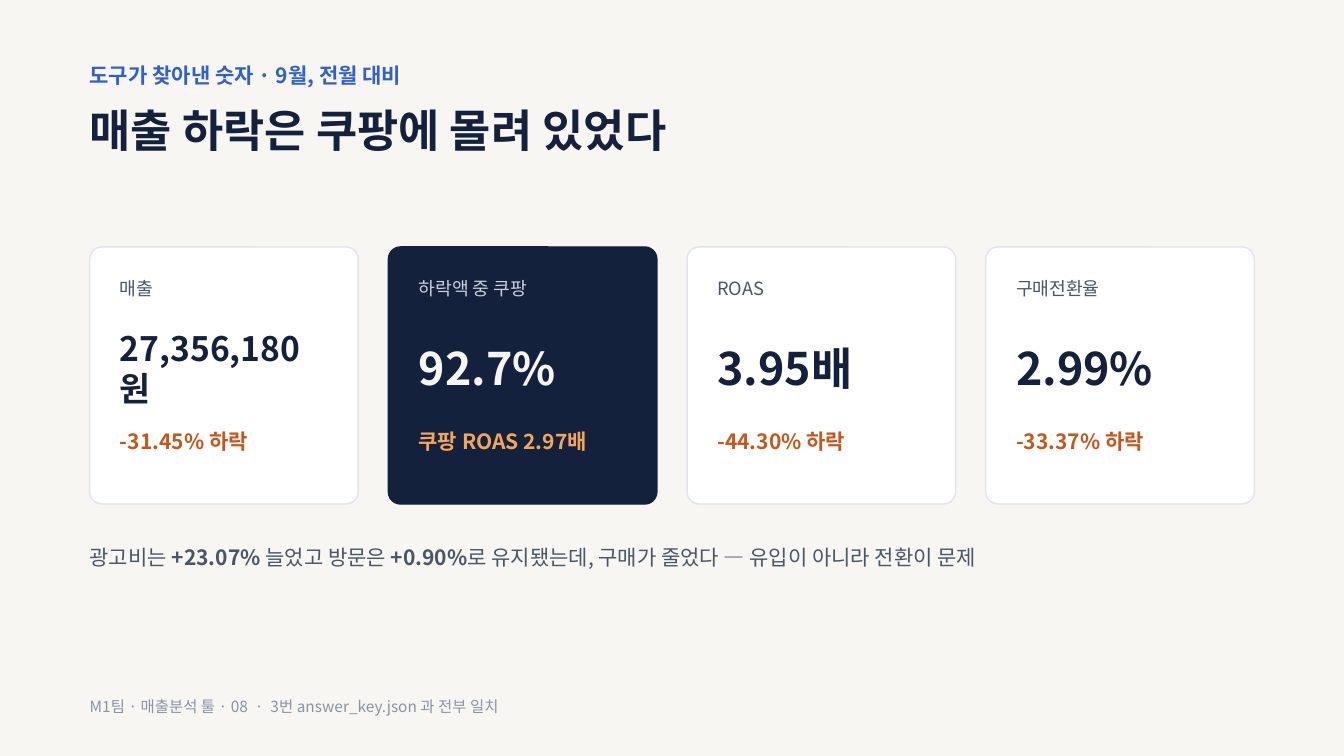
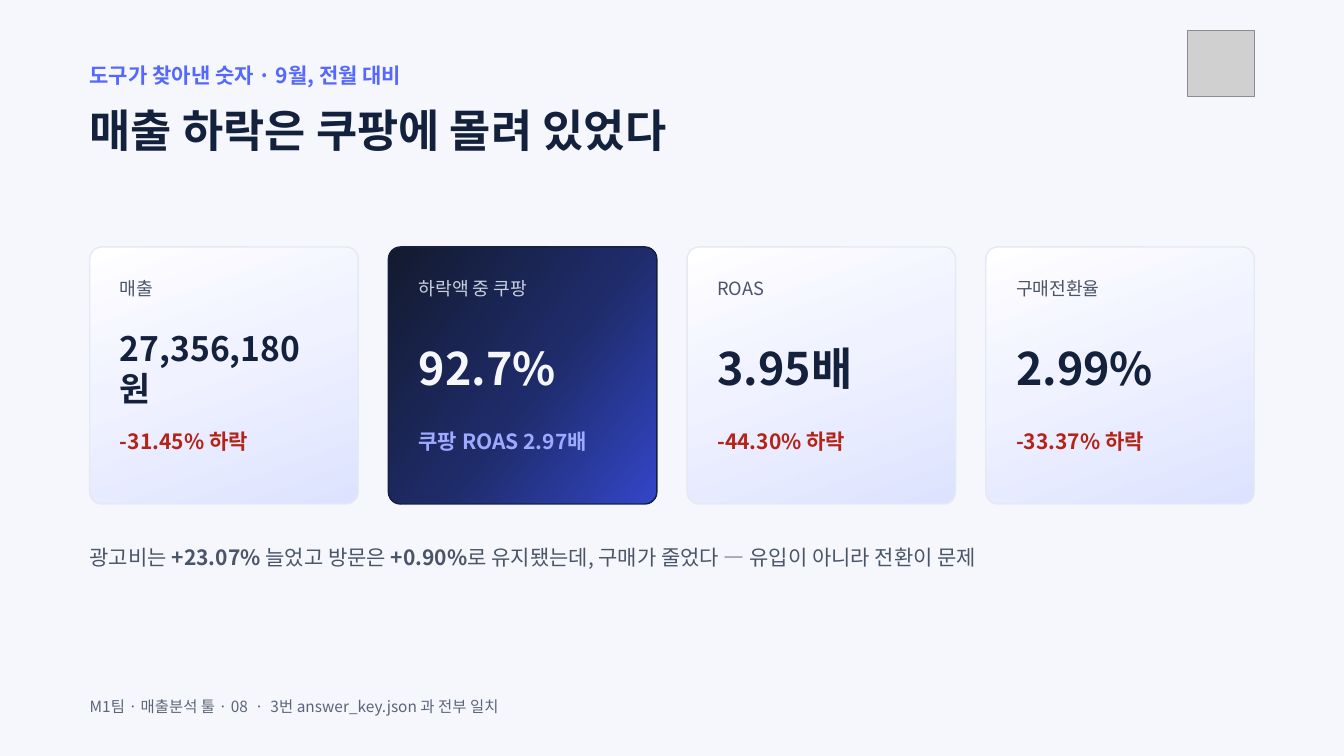
Before and after one commit to ctaleez51-art/sales-analysis, a slide deck: slide 8 of docs/presentation/M1_presentation_draft_v0.1.pptx. Drawn at 1344x756 pixels with LibreOffice and Linux fonts; fonts in the diff are those of the drawing; grey boxes stand for pictures. Boxes give left, top, right and bottom in pixels: in the first picture for what was removed or moved away, otherwise in the second. Text is boxed around its words. In the diff, an @@ line names an element or a change of style, - is before the commit and + after.

```diff
--- a/docs/presentation/M1_presentation_draft_v0.1.pptx
+++ b/docs/presentation/M1_presentation_draft_v0.1.pptx
@@ background #F7F6F2 to #F5F7FC @@
@@ picture added at bbox=[1188, 30, 1254, 97] @@
@@ text "도구가 찾아낸 숫자 · 9월, ..." at bbox=[90, 65, 401, 87]: text colour #2F5FD0 to #5468FF @@
@@ rounded rectangle at bbox=[388, 247, 656, 504]: fill #14213D to gradient #131A2E to #1F2C6B to #3346C9 @@
@@ fill #FFFFFF to gradient #FFFFFF to #F0F2FF to #DDE3FF; outline #E1E4EA 1 pt to #E5E9F2 1 pt in 3 elements at bbox=[90, 247, 358, 504], bbox=[688, 247, 956, 504], bbox=[986, 247, 1254, 504] @@
@@ text "92.7%" at bbox=[419, 351, 556, 386]: text colour #F7F6F2 to #F5F7FC @@
@@ text "쿠팡 ROAS 2.97배" at bbox=[419, 431, 587, 451]: text colour #F2A65A to #9DAAFF @@
@@ text colour #C4581C to #B42318 in 3 elements at bbox=[120, 431, 248, 451], bbox=[717, 431, 845, 451], bbox=[1016, 431, 1144, 451] @@
@@ text "M1팀 · 매출분석 툴 · ..." at bbox=[90, 699, 498, 716]: text colour #8A93A6 to #5B6478 @@
```
Also in this commit, not shown: 13 other slides changed, 3 other files.
